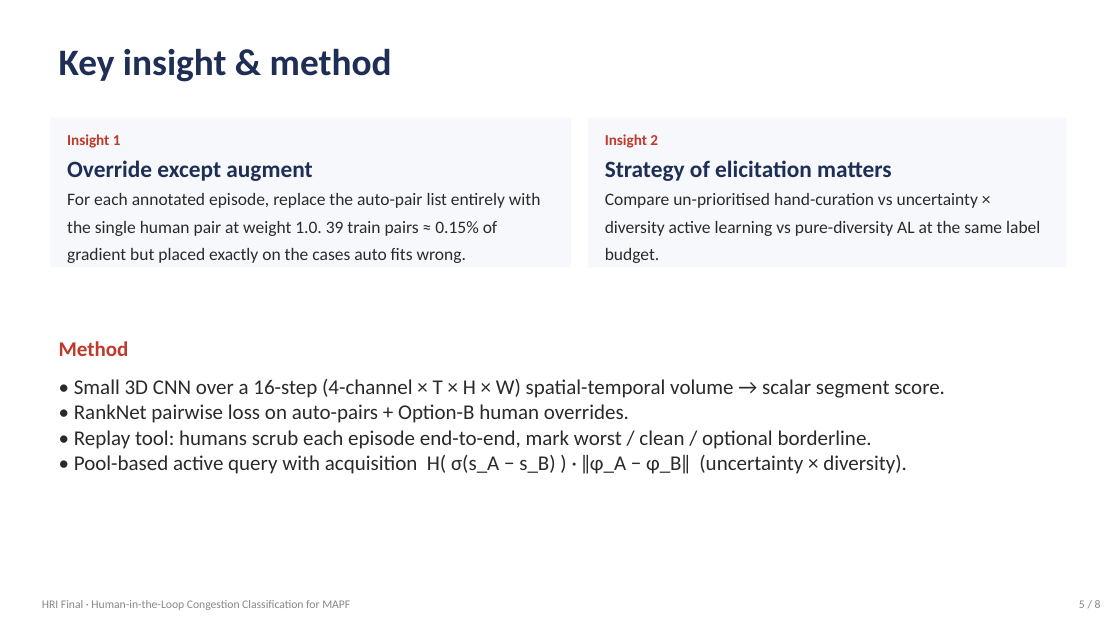
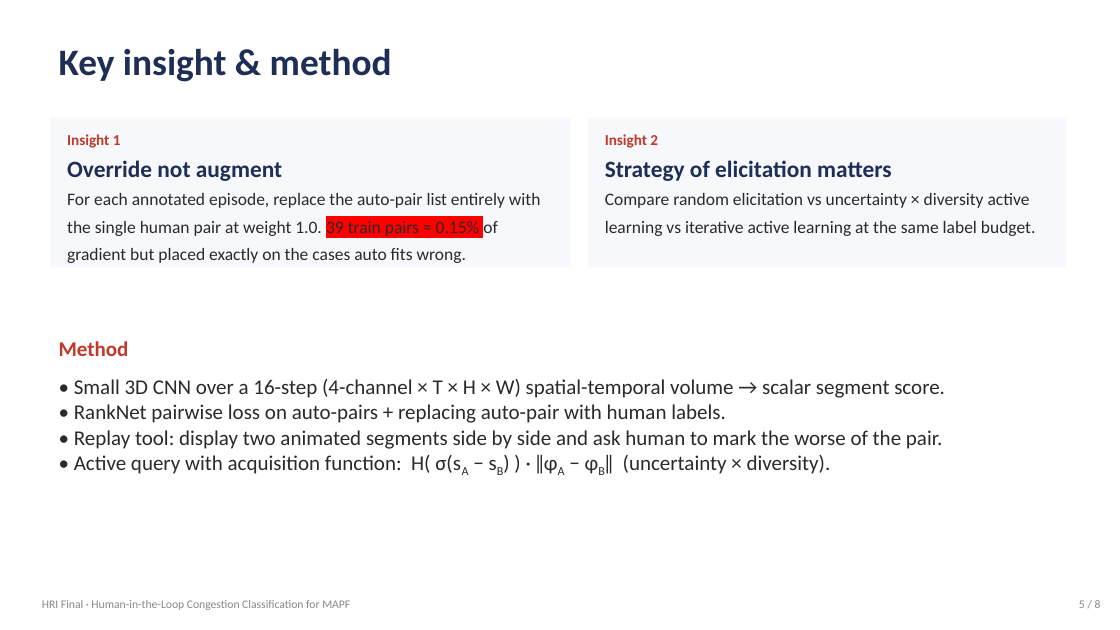
Before and after one commit to isa-deluis42/MAPF-GPT-DDG, a slide deck: slide 5 of slides.pptx. Drawn at 1120x630 pixels with LibreOffice and Linux fonts; fonts in the diff are those of the drawing. Boxes give left, top, right and bottom in pixels: in the first picture for what was removed or moved away, otherwise in the second. Text is boxed around its words. In the diff, an @@ line names an element or a change of style, - is before the commit and + after.

```diff
--- a/slides.pptx
+++ b/slides.pptx
@@ text in rectangle at bbox=[67, 160, 282, 181]: text changed @@
-Override except augment
+Override not augment
@@ text in rectangle at bbox=[67, 193, 541, 263]: highlight none to #FF0000 in "39 train pairs ≈ 0.15%" @@
@@ text in rectangle at bbox=[605, 193, 1036, 236]: text changed @@
-Compare un-prioritised hand-curation vs uncertainty × diversity active learning vs pure-diversity AL at the same label budget.
+Compare random elicitation vs uncertainty × diversity active learning vs iterative active learning at the same label budget.
@@ text at bbox=[74, 379, 945, 474]: text changed @@
-• Small 3D CNN over a 16-step (4-channel × T × H × W) spatial-temporal volume → scalar segment score.
-• RankNet pairwise loss on auto-pairs + Option-B human overrides.
-• Replay tool: humans scrub each episode end-to-end, mark worst / clean / optional borderline.
-• Pool-based active query with acquisition H( σ(s_A − s_B) ) · ‖φ_A − φ_B‖ (uncertainty × diversity).
+• Small 3D CNN over a 16-step (4-channel × T × H × W) spatial-temporal volume → scalar segment score.
+• RankNet pairwise loss on auto-pairs + replacing auto-pair with human labels.
+• Replay tool: display two animated segments side by side and ask human to mark the worse of the pair.
+• Active query with acquisition function: H( σ(sA − sB) ) · ‖φA − φB‖ (uncertainty × diversity).
```
Also in this commit, not shown: 6 other slides changed, 2 slides added, 1 slide removed.
